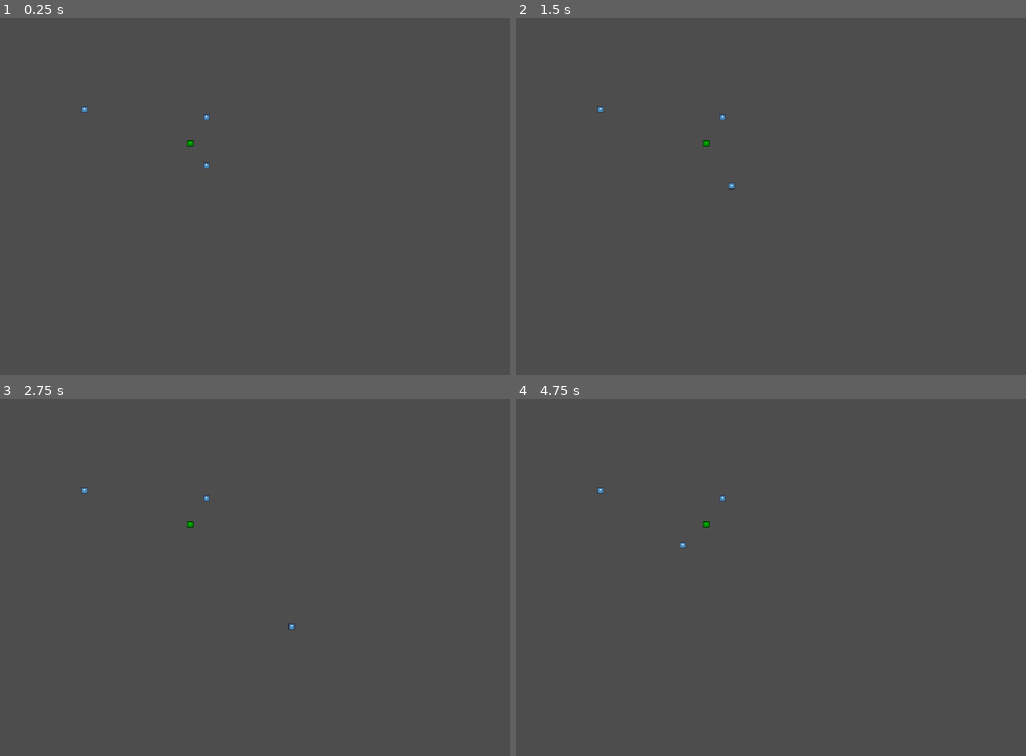
Above: before the commit, frames 1-4 (two rows, left to right).
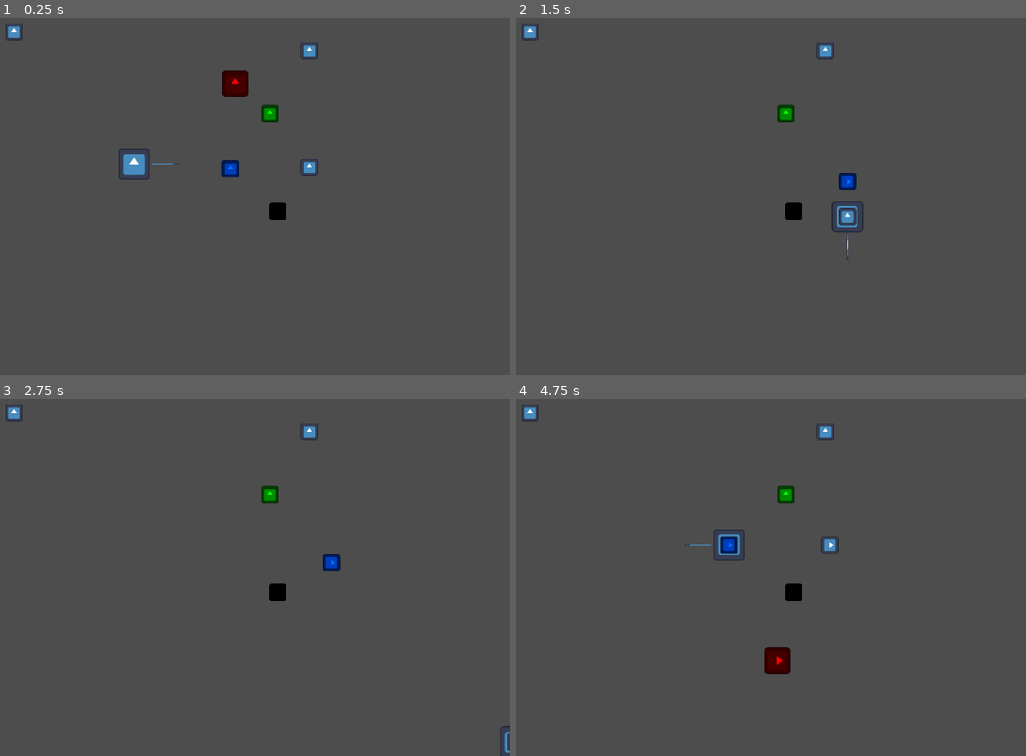
Above: after the commit, the same moments.

Repository: Quackstir/Game-Jam
Game: Godot game, scene res://Levels/MarksTest/PlayerTestScene.tscn
The game is run twice, just before and just after one commit, with the same random seed, the same clock (stepped at 60 frames per second) and the same inputs. This scene is started directly instead of the project's main scene. The engine's default icon, where the game draws it, is replaced by a stand-in: a white triangle on a blue panel in a dark square.
Inputs:
- Up to frame 1 (0.25 s): no input
- Up to frame 2 (1.5 s): hold D (move_right) 0.53-1.28 s; hold Q (activate_mask) 0.53-1.28 s; tap E (interact) at 0.8, 1.35 s; hold S (move_down) from 1.28 s (still down)
- Up to frame 3 (2.75 s): tap Q (activate_mask) at 1.55 s; release S (move_down) at 2.03 s; hold D (move_right) from 2.03 s (still down); hold Q (activate_mask) from 2.03 s (still down); tap E (interact) at 2.3 s
- Up to frame 4 (4.75 s): release D (move_right) at 2.78 s; release Q (activate_mask) at 2.78 s; hold W (move_up) 2.78-3.53 s; tap E (interact) at 2.85, 3.8, 4.35 s; tap Q (activate_mask) at 3.05, 4.55 s; tap Enter at 3.5 s; hold Q (activate_mask) 3.53-4.28 s; hold A (move_left) from 3.53 s (still down)

The runs differ from the first frame. In frame 1, 1.6% of the frame differs, in the area x 1-63%, y 1-57%; in frame 2, 1.1%; in frame 3, 0.9%; in frame 4, 1.5%.

Commit message:
Added Cop Mask and Statue Mask
-Added the cop mask and its respective projectile
-Added the statue mask
-All functionality works.

Diff:
--- /dev/null
+++ b/Global Game Jam 2026/GlobalGameJam2026/Interactables/Masks/Scenes/mask_cop.tscn
@@ -0,0 +1,22 @@
+[gd_scene format=3 uid="uid://c88oye8lcig6o"]
+
+[ext_resource type="Script" uid="uid://441n8yflkbnt" path="res://Interactables/Masks/Script/mask_cop.gd" id="1_pos3m"]
+[ext_resource type="PackedScene" uid="uid://j4c0f1dingol" path="res://Interactables/Masks/Scenes/mask_cop_projectile.tscn" id="2_5klc6"]
+[ext_resource type="Texture2D" uid="uid://4q335xxs2p" path="res://icon.svg" id="2_k8c70"]
+
+[sub_resource type="CircleShape2D" id="CircleShape2D_4j0nx"]
+
+[node name="MaskCop" type="Area2D" unique_id=225643898]
+modulate = Color(0, 0.4392157, 1, 1)
+collision_layer = 5
+collision_mask = 5
+script = ExtResource("1_pos3m")
+cop_projectile = ExtResource("2_5klc6")
+
+[node name="Sprite2D" type="Sprite2D" parent="." unique_id=1442869235]
+scale = Vector2(0.085, 0.085)
+texture = ExtResource("2_k8c70")
+
+[node name="CollisionShape2D" type="CollisionShape2D" parent="." unique_id=719000932]
+shape = SubResource("CircleShape2D_4j0nx")
+debug_color = Color(0.52825445, 0.5721198, 0, 0.41960785)
--- /dev/null
+++ b/Global Game Jam 2026/GlobalGameJam2026/Interactables/Masks/Scenes/mask_cop_projectile.tscn
@@ -0,0 +1,18 @@
+[gd_scene format=3 uid="uid://j4c0f1dingol"]
+
+[ext_resource type="Texture2D" uid="uid://4q335xxs2p" path="res://icon.svg" id="1_htca1"]
+[ext_resource type="Script" uid="uid://bxfmb45seo4tx" path="res://Interactables/Masks/Script/mask_cop_projectile.gd" id="1_treho"]
+
+[sub_resource type="RectangleShape2D" id="RectangleShape2D_w7ie4"]
+
+[node name="MaskCopProjectile" type="Area2D" unique_id=1085852277]
+script = ExtResource("1_treho")
+
+[node name="CollisionShape2D" type="CollisionShape2D" parent="." unique_id=339107446]
+shape = SubResource("RectangleShape2D_w7ie4")
+debug_color = Color(0.99756485, 0, 0.17317176, 0.41960785)
+
+[node name="Sprite2D" type="Sprite2D" parent="." unique_id=1152311773]
+modulate = Color(1, 0, 0, 1)
+scale = Vector2(0.13, 0.13)
+texture = ExtResource("1_htca1")
--- /dev/null
+++ b/Global Game Jam 2026/GlobalGameJam2026/Interactables/Masks/Scenes/mask_statue.tscn
@@ -0,0 +1,26 @@
+[gd_scene format=3 uid="uid://cqyettnmgof3d"]
+
+[ext_resource type="Script" uid="uid://blbbp4suj2ssr" path="res://Interactables/Masks/Script/mask_statue.gd" id="1_3mcf0"]
+[ext_resource type="Texture2D" uid="uid://4q335xxs2p" path="res://icon.svg" id="2_onl8a"]
+
+[sub_resource type="CircleShape2D" id="CircleShape2D_4j0nx"]
+
+[node name="MaskStatue" type="Area2D" unique_id=225643898]
+collision_layer = 5
+collision_mask = 5
+script = ExtResource("1_3mcf0")
+
+[node name="Sprite2D" type="Sprite2D" parent="." unique_id=1442869235]
+modulate = Color(0, 0, 0, 1)
+scale = Vector2(0.085, 0.085)
+texture = ExtResource("2_onl8a")
+
+[node name="CollisionShape2D" type="CollisionShape2D" parent="." unique_id=719000932]
+shape = SubResource("CircleShape2D_4j0nx")
+debug_color = Color(0.52825445, 0.5721198, 0, 0.41960785)
+
+[node name="Timer" type="Timer" parent="." unique_id=637725324]
+process_callback = 0
+one_shot = true
+
+[connection signal="timeout" from="Timer" to="." method="_on_timer_timeout"]
--- a/Global Game Jam 2026/GlobalGameJam2026/Interactables/Masks/Script/mask.gd
+++ b/Global Game Jam 2026/GlobalGameJam2026/Interactables/Masks/Script/mask.gd
@@ -2,12 +2,14 @@
 extends Interactable
 
 var can_use:bool = true
+var _player:PlayerController
 
 func on_interact(player:PlayerController) -> void:
 	super(player)
 	reparent(player)
 	position = Vector2.ZERO
 	monitorable = false
+	_player = player
 
 
 func remove_mask(player:PlayerController) -> void:
@@ -15,6 +17,7 @@
 	reparent(get_tree().current_scene)
 	position = player.position
 	monitorable = true
+	_player = null
 
 
 func activate_mask() -> void:
--- a/Global Game Jam 2026/GlobalGameJam2026/Interactables/Masks/Script/mask_cop.gd
+++ b/Global Game Jam 2026/GlobalGameJam2026/Interactables/Masks/Script/mask_cop.gd
@@ -1,5 +1,7 @@
 class_name MaskCop
 extends Mask
+
+@export var cop_projectile:PackedScene
 
 func _init() -> void:
 	can_use = true
@@ -13,4 +15,13 @@
 	if !can_use:
 		return
 	can_use = false
+	_create_projectile()
 	print("shooty mc shoot shoot")
+
+
+func _create_projectile() -> void:
+	var newProjectile:MaskCopProjectile = cop_projectile.instantiate()
+	newProjectile.global_position = global_position
+	newProjectile.rotation = global_rotation
+	newProjectile.Direction = newProjectile.transform.x
+	get_tree().get_root().add_child(newProjectile)
--- /dev/null
+++ b/Global Game Jam 2026/GlobalGameJam2026/Interactables/Masks/Script/mask_cop_projectile.gd
@@ -0,0 +1,8 @@
+class_name MaskCopProjectile
+extends Area2D
+
+var Direction : Vector2 = Vector2.RIGHT
+@export var Speed : float = 400
+
+func _physics_process(delta: float) -> void:
+	position += Direction * Speed * delta
--- /dev/null
+++ b/Global Game Jam 2026/GlobalGameJam2026/Interactables/Masks/Script/mask_statue.gd
@@ -0,0 +1,33 @@
+class_name MaskStatue
+extends Mask
+
+@onready var timer: Timer = $Timer
+
+func _init() -> void:
+	can_use = true
+
+
+func on_interact(player:PlayerController) -> void:
+	super(player)
+	player.on_movement.connect(_player_standing)
+
+
+func remove_mask(player:PlayerController) -> void:
+	timer.stop()
+	_player.is_detectable = true
+	player.on_movement.disconnect(_player_standing)
+	super(player)
+
+
+func _player_standing(is_moving:bool) -> void:
+	if !is_moving:
+		print("Yo")
+		_player.is_detectable = true
+		timer.start()
+	else:
+		timer.stop()
+
+
+func _on_timer_timeout() -> void:
+	print("Invisible")
+	_player.is_detectable = false
--- a/Global Game Jam 2026/GlobalGameJam2026/Levels/MarksTest/PlayerTestScene.tscn
+++ b/Global Game Jam 2026/GlobalGameJam2026/Levels/MarksTest/PlayerTestScene.tscn
@@ -4,7 +4,9 @@
 [ext_resource type="Script" uid="uid://b1ekxsjmcpnkn" path="res://Interactables/_Base/interactable.gd" id="2_b3n0l"]
 [ext_resource type="Texture2D" uid="uid://4q335xxs2p" path="res://icon.svg" id="3_teqxm"]
 [ext_resource type="PackedScene" uid="uid://cfeltdrkt2o5t" path="res://Interactables/Masks/Scenes/mask.tscn" id="4_b3n0l"]
-[ext_resource type="Script" uid="uid://441n8yflkbnt" path="res://Interactables/Masks/Script/mask_cop.gd" id="5_teqxm"]
+[ext_resource type="PackedScene" uid="uid://cqyettnmgof3d" path="res://Interactables/Masks/Scenes/mask_statue.tscn" id="6_q6tp2"]
+[ext_resource type="PackedScene" uid="uid://j4c0f1dingol" path="res://Interactables/Masks/Scenes/mask_cop_projectile.tscn" id="7_sytug"]
+[ext_resource type="PackedScene" uid="uid://c88oye8lcig6o" path="res://Interactables/Masks/Scenes/mask_cop.tscn" id="7_t6nnd"]
 
 [sub_resource type="CircleShape2D" id="CircleShape2D_4j0nx"]
 
@@ -14,6 +16,7 @@
 movement_speed = 10000.0
 
 [node name="Camera2D" type="Camera2D" parent="." unique_id=1233902717]
+zoom = Vector2(2.42, 2.42)
 
 [node name="Interactable" type="Area2D" parent="." unique_id=878314103]
 position = Vector2(111, -72)
@@ -35,7 +38,6 @@
 [node name="Cop Mask" parent="." unique_id=396170535 instance=ExtResource("4_b3n0l")]
 modulate = Color(0, 1, 0, 1)
 position = Vector2(86, -32)
-script = ExtResource("5_teqxm")
 
 [node name="Interactable2" type="Area2D" parent="." unique_id=611469607]
 position = Vector2(-76, -84)
@@ -48,3 +50,12 @@
 
 [node name="CollisionShape2D" type="CollisionShape2D" parent="Interactable2" unique_id=413411196]
 shape = SubResource("CircleShape2D_4j0nx")
+
+[node name="MaskStatue" parent="." unique_id=842988786 instance=ExtResource("6_q6tp2")]
+position = Vector2(91, 30)
+
+[node name="MaskCopProjectile" parent="." unique_id=1085852277 instance=ExtResource("7_sytug")]
+position = Vector2(-36, -51)
+
+[node name="MaskCop" parent="." unique_id=1571880158 instance=ExtResource("7_t6nnd")]
+position = Vector2(61, 3)
--- a/Global Game Jam 2026/GlobalGameJam2026/Player/Scenes/player_character.tscn
+++ b/Global Game Jam 2026/GlobalGameJam2026/Player/Scenes/player_character.tscn
@@ -1,6 +1,7 @@
 [gd_scene format=3 uid="uid://b1ofadrugnxnw"]
 
 [ext_resource type="Script" uid="uid://snsgewv4mqj5" path="res://Player/Scripts/player_controller.gd" id="1_lvh24"]
+[ext_resource type="Texture2D" uid="uid://4q335xxs2p" path="res://icon.svg" id="2_wq8u3"]
 
 [sub_resource type="CircleShape2D" id="CircleShape2D_gsobf"]
 
@@ -9,6 +10,15 @@
 
 [node name="PlayerCharacter" type="CharacterBody2D" unique_id=23574427]
 script = ExtResource("1_lvh24")
+
+[node name="Sprite2D" type="Sprite2D" parent="." unique_id=1617247604]
+scale = Vector2(0.155, 0.155)
+texture = ExtResource("2_wq8u3")
+
+[node name="Sprite2D2" type="Sprite2D" parent="." unique_id=574552345]
+position = Vector2(18, 0)
+scale = Vector2(0.155, 0.0071875025)
+texture = ExtResource("2_wq8u3")
 
 [node name="CollisionShape2D" type="CollisionShape2D" parent="." unique_id=1569176426]
 shape = SubResource("CircleShape2D_gsobf")
--- a/Global Game Jam 2026/GlobalGameJam2026/Player/Scripts/player_controller.gd
+++ b/Global Game Jam 2026/GlobalGameJam2026/Player/Scripts/player_controller.gd
@@ -7,9 +7,24 @@
 var _current_interactable:Interactable
 var _current_mask:Mask
 
+var is_detectable:bool:
+	set(newValue):
+		is_detectable = newValue
+		sprite_2d.visible = is_detectable
+
+@onready var sprite_2d: Sprite2D = $Sprite2D
+
+signal on_movement(is_moving)
 
 func _input(event: InputEvent) -> void:
-	_handle_movement()
+	#Yes I am aware that there are multiple solutions for this one of them being
+	# Finite State Machine which I could copy and paste code but lazy
+	if event.is_action("move_down") or \
+			event.is_action("move_left") or \
+			event.is_action("move_right") or \
+			event.is_action("move_up"):
+		_handle_movement()
+		look_at(_movement_input + global_position)
 
 	if event.is_action_pressed("interact"):
 		_handle_interact()
@@ -22,6 +37,11 @@
 	var _horizontal_movement:float = Input.get_action_raw_strength("move_right") - Input.get_action_raw_strength("move_left")
 	var _vertical_movement:float = Input.get_action_raw_strength("move_down") - Input.get_action_raw_strength("move_up")
 	_movement_input = Vector2(_horizontal_movement,_vertical_movement)
+
+
+	var _total_movement:float = _movement_input.x + _movement_input.y
+	var _is_moving:bool = _total_movement != 0
+	on_movement.emit(_is_moving)
 
 
 func _physics_process(delta: float) -> void:
Not shown, added: Global Game Jam 2026/GlobalGameJam2026/Interactables/Masks/Script/mask_cop_projectile.gd.uid
Not shown, added: Global Game Jam 2026/GlobalGameJam2026/Interactables/Masks/Script/mask_statue.gd.uid
